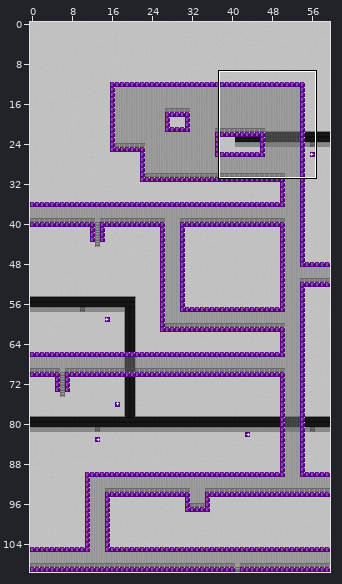
An edit to a level. Tiled map (JSON), main/resources/worlds/FactoryFloorCat.json. Above: a wide view before the commit, with the close-up outlined.
Close-up. Before the edit:
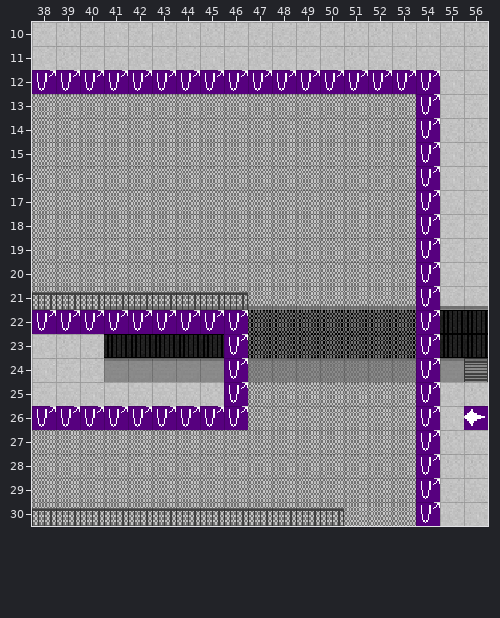
Cells are 16x16 px. Shown: x 38..56, y 10..30. The commit also changed other parts of the map, which this record leaves out.
The same view after the edit:
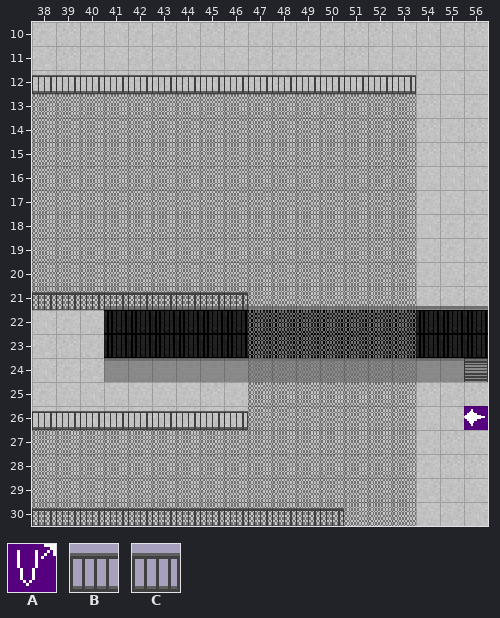
Key: from "Cat": A 24, B 48, C 50.
_ is an empty cell.
Tiles replaced or removed in this view: A.
Tiles of an added or newly shown layer are drawn over the layers below it.
Commit message: Factory I added all the bottom rails to their own layers because that's where they belong.
Change:
Changed rows in their new state; . is an unchanged cell.
Layer "Rails":
first column x 38:
26 _________
Layer "Bottom Rails" (added):
first column x 38:
26 BBBBBBBBC
Layer "Intheway" (now hidden):
first column x 38:
12 _________________
13 ................_
14 ................_
15 ................_
16 ................_
17 ................_
18 ................_
19 ................_
20 ................_
21 ................_
22 _________......._
23 ........_......._
24 ........_......._
25 ........_......._
26 _________......._
27 ................_
28 ................_
29 ................_
30 ................_
Pixel boxes of the changes (left, top, right, bottom) in both close-ups:
changed: (32, 70, 440, 526)
